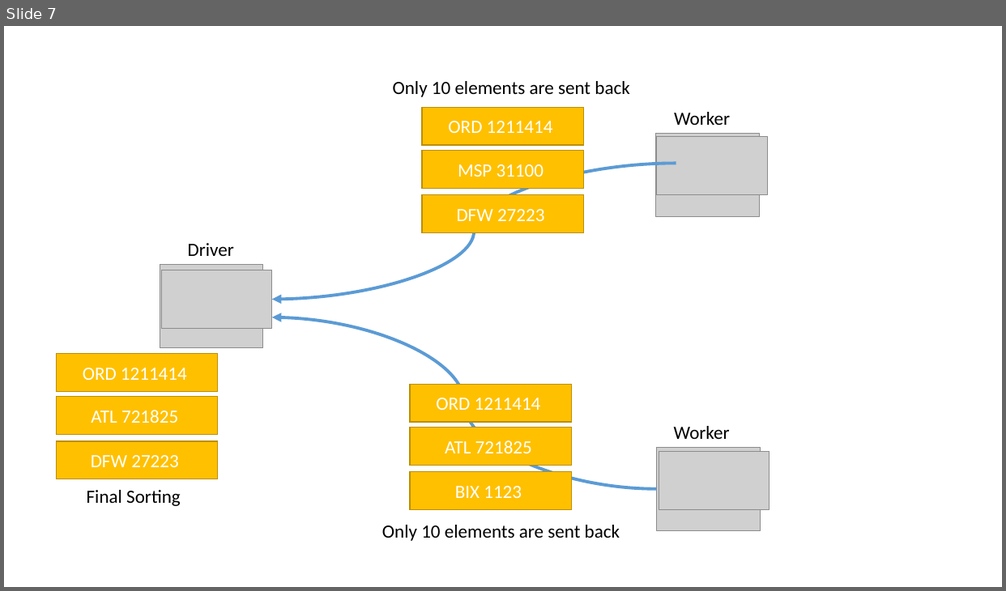
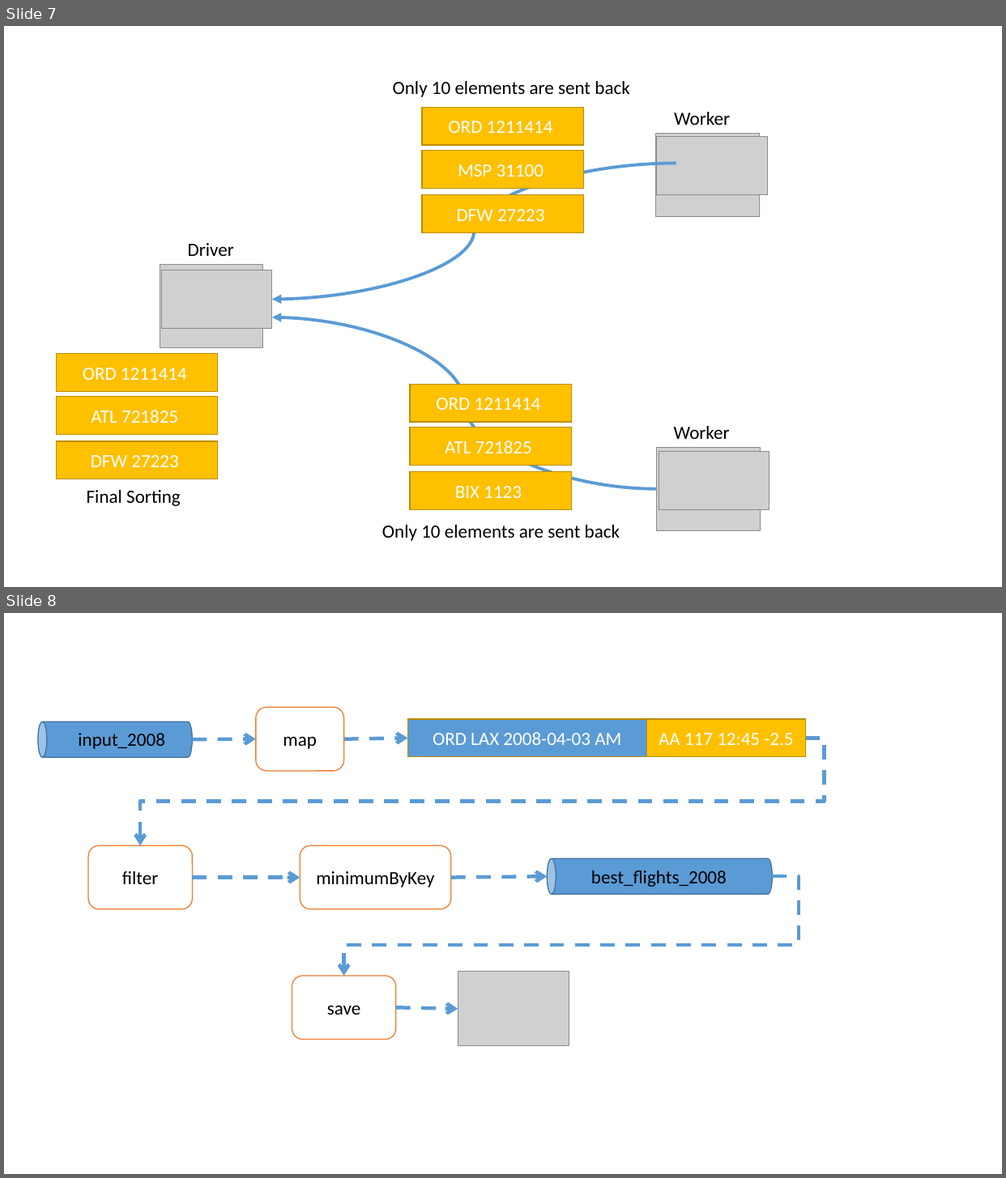
Before and after one commit to gitaroktato/cloud-capstone, a slide deck: documentation/streaming-system-overview.pptx. Shown one above the other, each under a label of ours: slide 7 before the commit, slides 7 and 8 after it. The pictures are 1006x591 and 1006x1178 pixels, drawn with LibreOffice and Linux fonts; fonts in the diff are those of the drawing; grey boxes stand for pictures. Boxes give left, top, right and bottom in pixels: in the first picture for what was removed or moved away, otherwise in the second. Text is boxed around its words. In the diff, an @@ line names an element or a change of style, - is before the commit and + after.

```diff
--- a/documentation/streaming-system-overview.pptx
+++ b/documentation/streaming-system-overview.pptx
@@ slide 8 added at [4, 613, 1002, 1174], background #FFFFFF @@
@@ rounded rectangle added at [256, 707, 344, 771], outline #ED7D31 1 pt, 18 pt, text #000000 @@
+map
@@ cylinder added at [39, 722, 193, 757], fill #5B9BD5, outline #43739E 1 pt @@
@@ text added at [78, 733, 165, 749], 18 pt, text #000000 @@
+input_2008
@@ rectangle added at [408, 719, 647, 757], fill #5B9BD5, outline #BD8E00 1 pt, 18 pt, text #FFFFFF @@
+ORD LAX 2008-04-03 AM
@@ rectangle added at [647, 719, 806, 757], fill #FFC000, outline #BD8E00 1 pt, 18 pt, text #FFFFFF @@
+AA 117 12:45 -2.5
@@ elbow arrow added from (806, 738) to (140, 845), #5B9BD5 3.5 pt dashed @@
@@ arrow added from (193, 739) to (256, 739), #5B9BD5 3.5 pt dashed @@
@@ arrow added from (344, 739) to (408, 738), #5B9BD5 3.5 pt dashed @@
@@ rounded rectangle added at [88, 845, 193, 909], outline #ED7D31 1 pt, 18 pt, text #000000 @@
+filter
@@ rounded rectangle added at [300, 845, 451, 909], outline #ED7D31 1 pt, 18 pt, text #000000 @@
+minimumByKey
@@ arrow added from (193, 877) to (300, 877), #5B9BD5 3.5 pt dashed @@
@@ elbow arrow added from (772, 876) to (344, 976), #5B9BD5 3.5 pt dashed @@
@@ arrow added from (451, 877) to (547, 876), #5B9BD5 3.5 pt dashed @@
@@ cylinder added at [548, 859, 773, 895], fill #5B9BD5, outline #43739E 1 pt @@
@@ text added at [591, 871, 727, 887], 18 pt, text #000000 @@
+best_flights_2008
@@ rounded rectangle added at [292, 976, 396, 1040], outline #ED7D31 1 pt, 18 pt, text #000000 @@
+save
@@ picture added at [458, 972, 569, 1046] @@
@@ arrow added from (396, 1007) to (458, 1009), #5B9BD5 3.5 pt dashed @@
```
Also in this commit, not shown: 1 slide removed, 2 other files.
